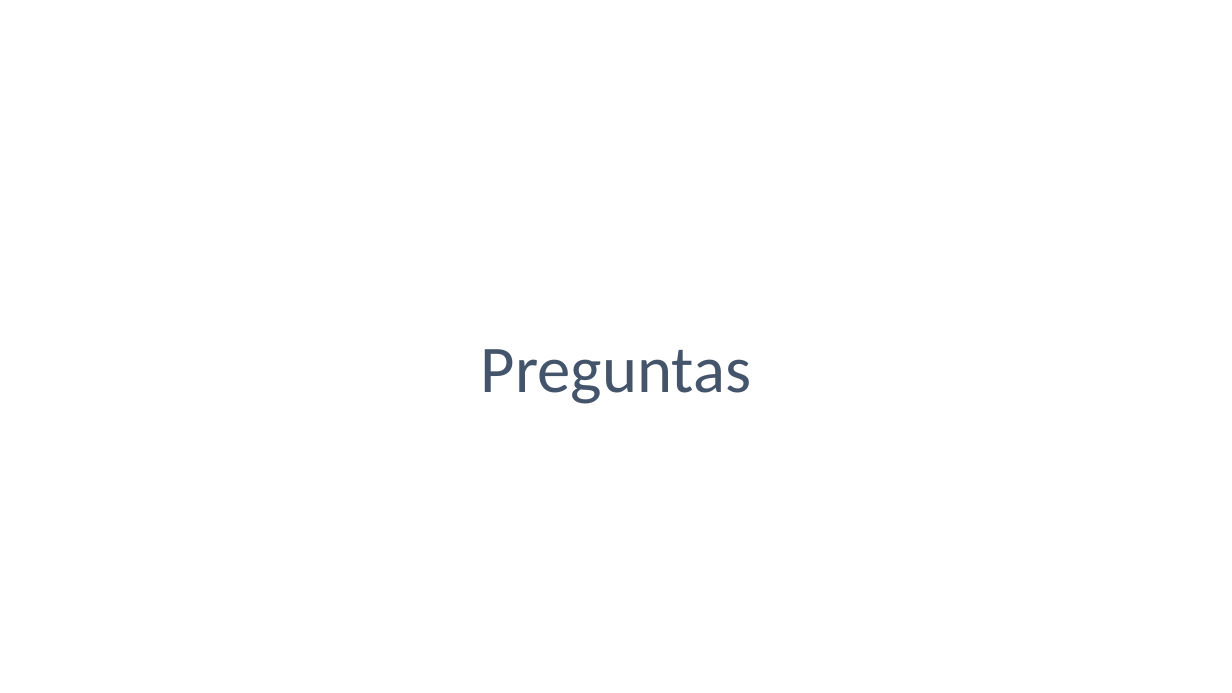
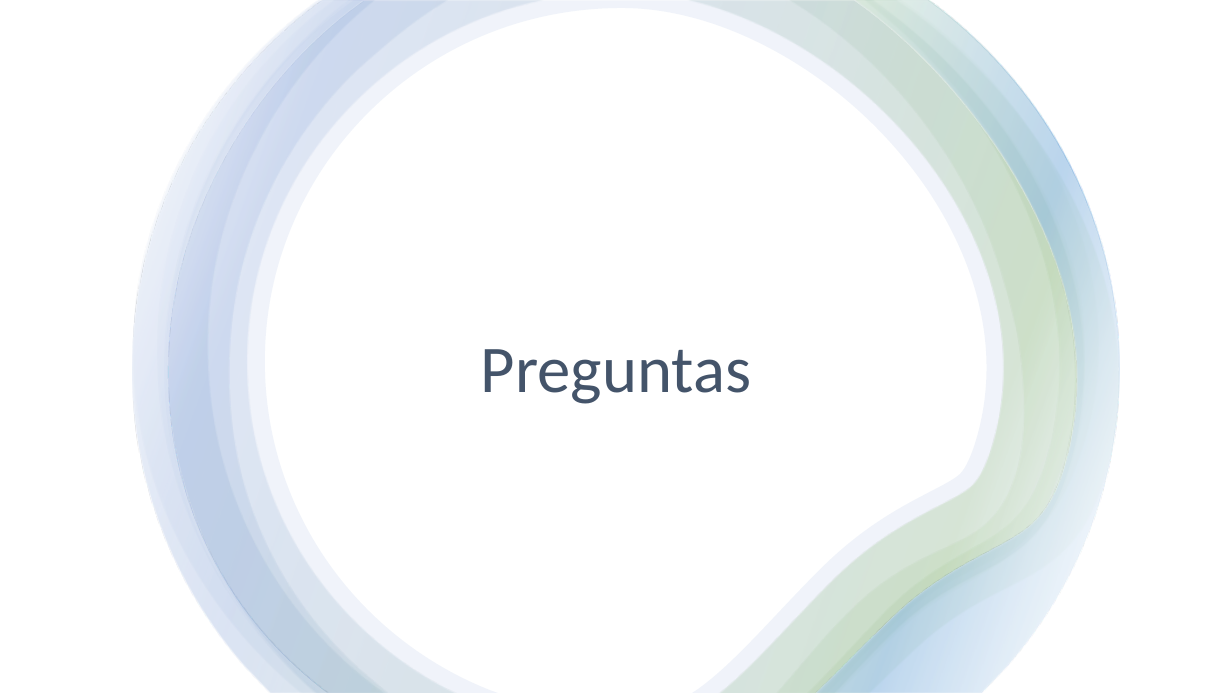
Before and after one commit to jorgediegocrespo/XamarinAR, a slide deck: slide 22 of Xamarin AR.pptx (slide 21 before the commit). Drawn at 1232x693 pixels with LibreOffice and Linux fonts; fonts in the diff are those of the drawing. Boxes give left, top, right and bottom in pixels: in the first picture for what was removed or moved away, otherwise in the second. Text is boxed around its words. In the diff, an @@ line names an element or a change of style, - is before the commit and + after.

Commit message:
PPts

```diff
--- a/Xamarin AR.pptx
+++ b/Xamarin AR.pptx
@@ rectangle added at (x1=0, y1=0, x2=1232, y2=693), fill #FFFFFF @@
@@ group added at (x1=132, y1=0, x2=1119, y2=693): 7 freeform shapes @@
```
Also in this commit, not shown: 1 slide added.
